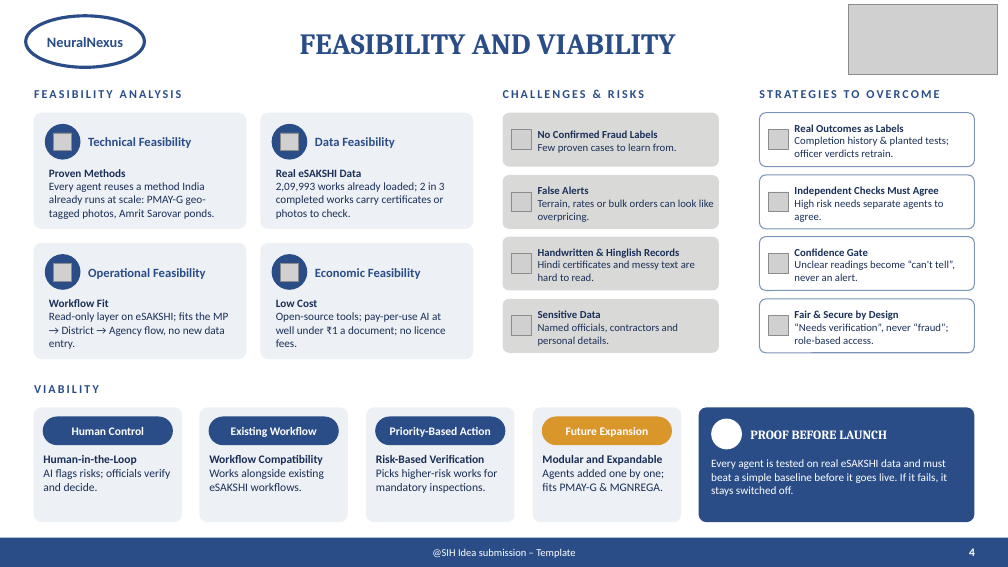
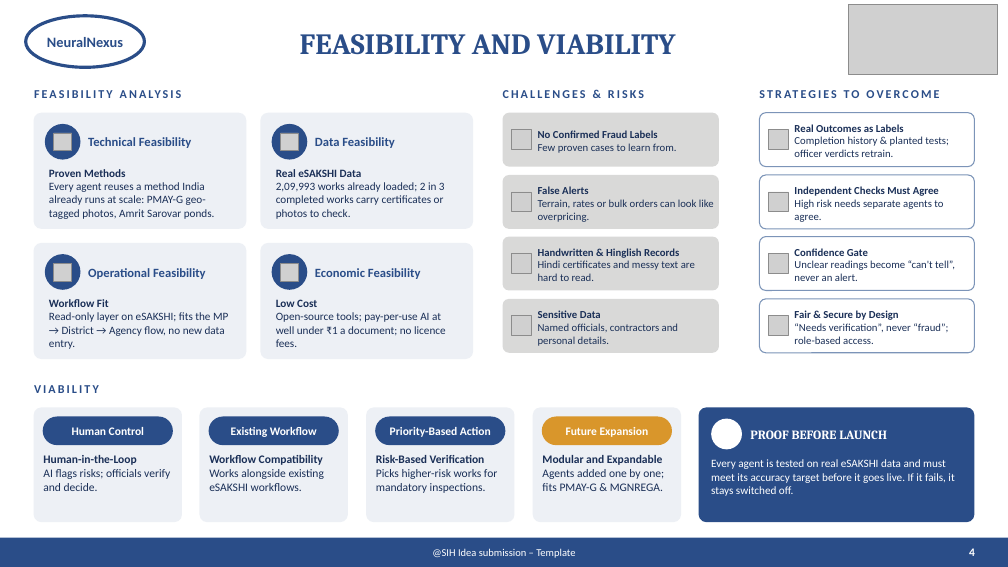
Before and after one commit to AdityaMore776/NidhiNetra, a slide deck: slide 4 of docs/deck/DRISHTI_SIH26102_v2.pptx. Drawn at 1008x567 pixels with LibreOffice and Linux fonts; fonts in the diff are those of the drawing; grey boxes stand for pictures; background and template pictures are left out. Boxes give left, top, right and bottom in pixels: in the first picture for what was removed or moved away, otherwise in the second. Text is boxed around its words. In the diff, an @@ line names an element or a change of style, - is before the commit and + after.

```diff
--- a/docs/deck/DRISHTI_SIH26102_v2.pptx
+++ b/docs/deck/DRISHTI_SIH26102_v2.pptx
@@ text at (711,459,954,496): text changed @@
-Every agent is tested on real eSAKSHI data and must beat a simple baseline before it goes live. If it fails, it stays switched off.
+Every agent is tested on real eSAKSHI data and must meet its accuracy target before it goes live. If it fails, it stays switched off.
```
Also in this commit, not shown: 2 other slides changed, 13 other files.
